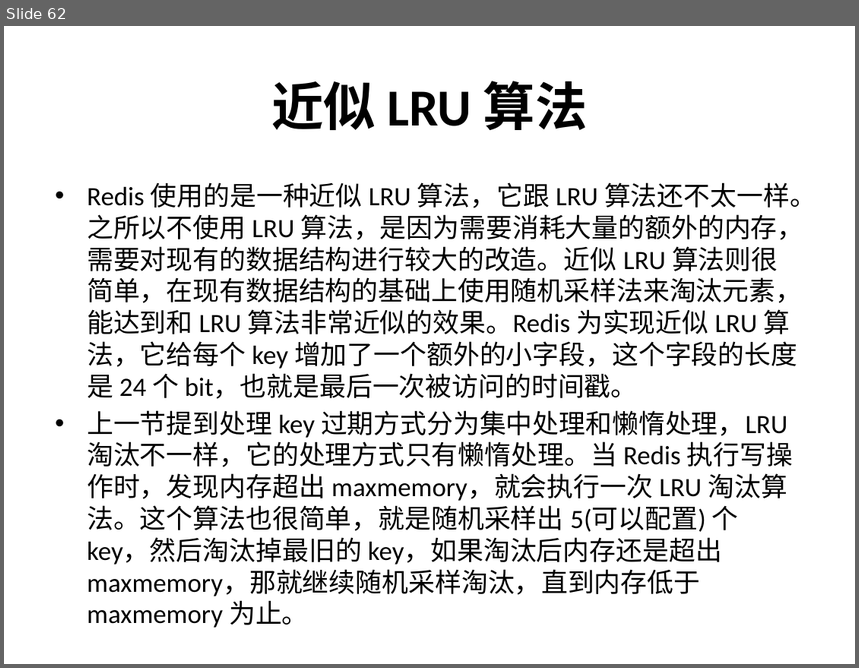
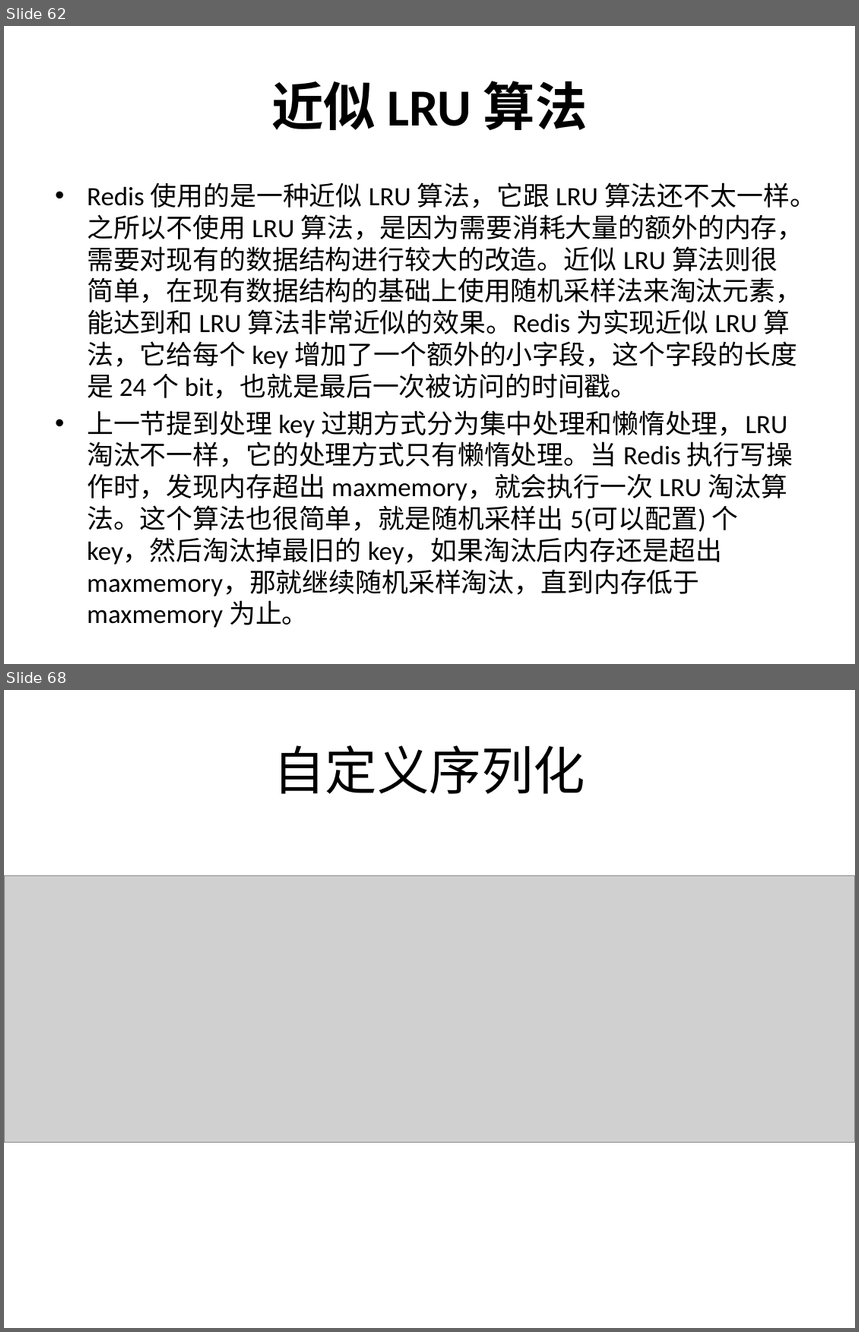
Before and after one commit to airuitian/MicroService, a slide deck: middlerware/Redis介绍及实战.pptx. Shown one above the other, each under a label of ours: slide 62 before the commit, slides 62 and 68 after it; the slides between them are not shown. The pictures are 859x668 and 859x1332 pixels, drawn with LibreOffice and Linux fonts; fonts in the diff are those of the drawing; grey boxes stand for pictures. Boxes give left, top, right and bottom in pixels: in the first picture for what was removed or moved away, otherwise in the second. Text is boxed around its words. In the diff, an @@ line names an element or a change of style, - is before the commit and + after.

```diff
--- a/middlerware/Redis介绍及实战.pptx
+++ b/middlerware/Redis介绍及实战.pptx
@@ slide 68 added at box(4, 690, 855, 1328), background #FFFFFF @@
@@ title added at box(273, 745, 585, 794), 44 pt, text #000000 @@
+自定义序列化
@@ picture added at box(4, 875, 855, 1143) @@
```
Also in this commit, not shown: 8 other slides added.
